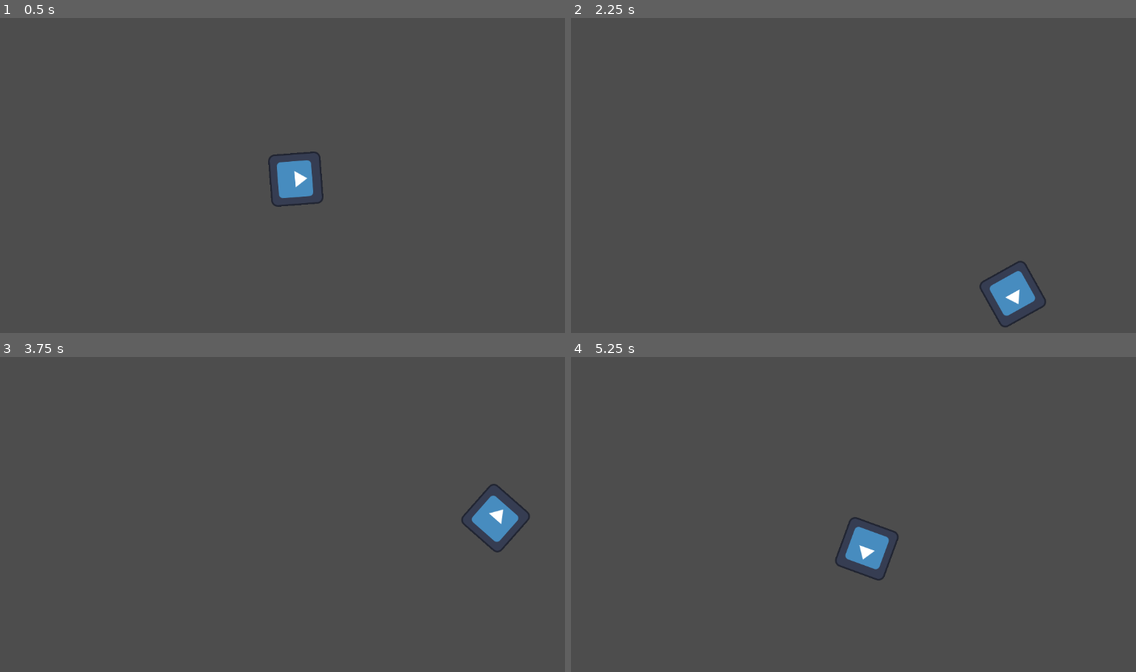
Above: before the commit, frames 1-4 (two rows, left to right).
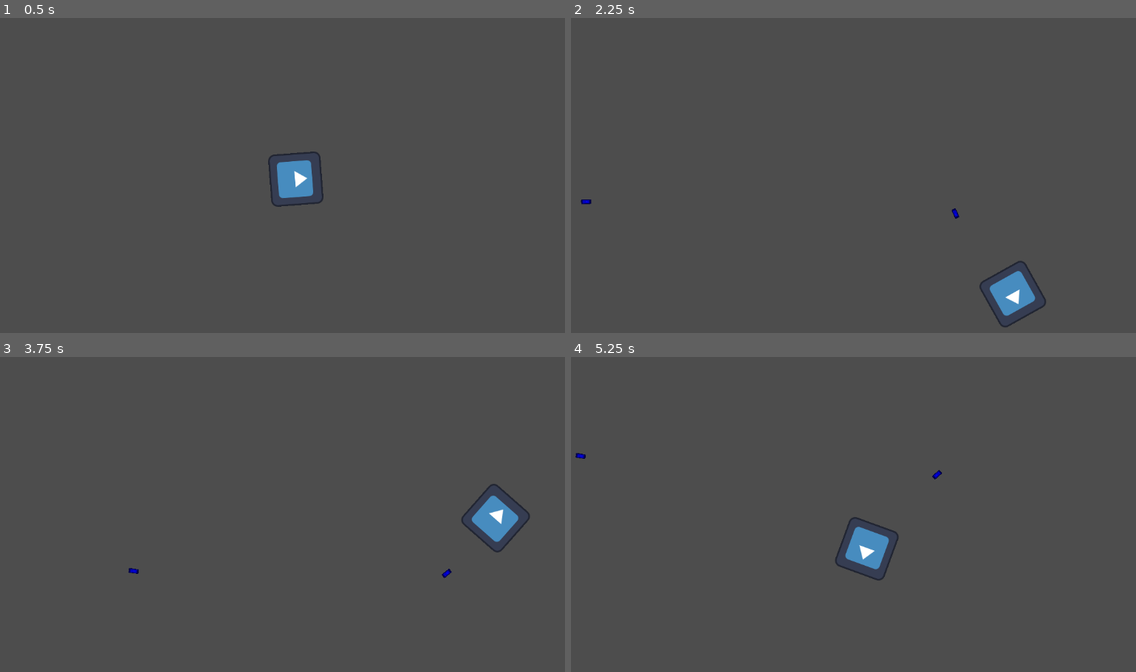
Above: after the commit, the same moments.

Repository: SHIV3609/Basic_Top_Down_Shooter
Game: Godot game, scene res://Scenes&Scripts/main.tscn
Two runs of this game, one before a commit and one after it. Both use one fixed random seed, a clock stepped at 60 frames per second and the inputs below. The engine's default icon, where the game draws it, is replaced by a stand-in: a white triangle on a blue panel in a dark square.
Inputs (mouse positions are in pixels of both pictures, inside the frame that each line leads up to):
- Up to frame 1 (0.5 s): no input
- Up to frame 2 (2.25 s): tap Enter at 0.5 s; move the mouse to (977, 162) at 0.52 s; hold D (Right) 0.53-1.28 s; click (977, 162) at 0.6 s; move the mouse to (729, 197) at 1.27 s; hold S (Down) 1.28-2.03 s; click (729, 197) at 1.35 s; move the mouse to (904, 109) at 2.02 s; hold D (Right) from 2.03 s (still down); click (904, 109) at 2.1 s
- Up to frame 3 (3.75 s): move the mouse to (248, 586) at 2.77 s; release D (Right) at 2.78 s; hold W (Up) 2.78-3.53 s; click (248, 586) at 2.85 s; move the mouse to (452, 568) at 3.52 s; hold A (Left) from 3.53 s (still down); click (452, 568) at 3.6 s
- Up to frame 4 (5.25 s): move the mouse to (667, 470) at 4.27 s; click (667, 470) at 4.35 s; move the mouse to (876, 520) at 5.02 s; release A (Left) at 5.03 s; hold S (Down) from 5.03 s (still down); click (876, 520) at 5.1 s

Frame 1 is identical in both runs. In frame 2, less than 0.1% of the frame differs, in the area x 1-69%, y 57-64%; in frame 3, less than 0.1%; in frame 4, less than 0.1%.

Commit message:
Added Shootable bullets

Diff:
--- /dev/null
+++ b/Scenes&Scripts/Player/bullet.gd
@@ -0,0 +1,17 @@
+extends CharacterBody2D
+
+@export var speed: int = 800
+
+var direction: Vector2 = Vector2()
+var bullet
+
+func _ready():
+	look_at(to_global(direction))
+
+func _physics_process(_delta):
+	velocity = direction * speed
+	move_and_slide()
+
+
+func _on_timer_timeout():
+	queue_free()
--- a/Scenes&Scripts/Player/bullet.tscn
+++ b/Scenes&Scripts/Player/bullet.tscn
@@ -1,17 +1,25 @@
-[gd_scene load_steps=3 format=3 uid="uid://cgk54pley6lse"]
+[gd_scene load_steps=4 format=3 uid="uid://cgk54pley6lse"]
 
 [ext_resource type="Texture2D" uid="uid://di367q46vi68g" path="res://icon.svg" id="1_2w70y"]
+[ext_resource type="Script" path="res://Scenes&Scripts/Player/bullet.gd" id="1_gwcvg"]
 
 [sub_resource type="RectangleShape2D" id="RectangleShape2D_73dcl"]
-size = Vector2(13, 38)
+size = Vector2(19, 8)
 
 [node name="Bullet" type="CharacterBody2D"]
+script = ExtResource("1_gwcvg")
 
 [node name="Sprite2D" type="Sprite2D" parent="."]
 modulate = Color(0, 0, 1, 1)
-scale = Vector2(0.1, 0.3)
+rotation = -1.57079
+scale = Vector2(0.07, 0.15)
 texture = ExtResource("1_2w70y")
 
 [node name="CollisionShape2D" type="CollisionShape2D" parent="."]
-position = Vector2(0.5, 0)
 shape = SubResource("RectangleShape2D_73dcl")
+
+[node name="Timer" type="Timer" parent="."]
+wait_time = 5.0
+autostart = true
+
+[connection signal="timeout" from="Timer" to="." method="_on_timer_timeout"]
--- a/Scenes&Scripts/Player/player.gd
+++ b/Scenes&Scripts/Player/player.gd
@@ -1,6 +1,7 @@
 extends CharacterBody2D
 
 @export var speed: int = 200
+@onready var bullet_spawner = $BulletSpawner
 
 var direction = Vector2.ZERO
 
--- a/Scenes&Scripts/Player/player.tscn
+++ b/Scenes&Scripts/Player/player.tscn
@@ -17,3 +17,6 @@
 
 [node name="CollisionShape2D" type="CollisionShape2D" parent="."]
 shape = SubResource("RectangleShape2D_sfp2r")
+
+[node name="BulletSpawner" type="Marker2D" parent="."]
+position = Vector2(80, 0)
--- /dev/null
+++ b/Scenes&Scripts/main.gd
@@ -0,0 +1,18 @@
+extends Node2D
+
+@onready var player = $Player
+@onready var bullet_scene = preload("res://Scenes&Scripts/Player/bullet.tscn")
+@onready var bullets = $Bullets
+
+var bullet
+
+func _physics_process(delta):
+
+	if Input.is_action_just_pressed("Shoot"):
+		shoot()
+
+func shoot():
+	bullet = bullet_scene.instantiate()
+	bullet.direction = player.global_position.direction_to(get_global_mouse_position())
+	bullets.add_child(bullet)
+	bullet.global_position = player.bullet_spawner.global_position
--- a/Scenes&Scripts/main.tscn
+++ b/Scenes&Scripts/main.tscn
@@ -1,8 +1,12 @@
-[gd_scene load_steps=2 format=3 uid="uid://desd0cml6hhyb"]
+[gd_scene load_steps=3 format=3 uid="uid://desd0cml6hhyb"]
 
 [ext_resource type="PackedScene" uid="uid://dm6wpc5wwkkpy" path="res://Scenes&Scripts/Player/player.tscn" id="1_jelxo"]
+[ext_resource type="Script" path="res://Scenes&Scripts/main.gd" id="1_yhmrg"]
 
 [node name="Main" type="Node2D"]
+script = ExtResource("1_yhmrg")
 
 [node name="Player" parent="." instance=ExtResource("1_jelxo")]
 position = Vector2(615, 321)
+
+[node name="Bullets" type="Node2D" parent="."]
--- a/project.godot
+++ b/project.godot
@@ -37,6 +37,11 @@
 "events": [Object(InputEventKey,"resource_local_to_scene":false,"resource_name":"","device":-1,"window_id":0,"alt_press …(192 unchanged characters)…
 ]
 }
+Shoot={
+"deadzone": 0.5,
+"events": [Object(InputEventMouseButton,"resource_local_to_scene":false,"resource_name":"","device":-1,"window_id":0,"alt_pressed":false,"shift_pressed":false,"ctrl_pressed":false,"meta_pressed":false,"button_mask":0,"position":Vector2(0, 0),"global_position":Vector2(0, 0),"factor":1.0,"button_index":1,"canceled":false,"pressed":false,"double_click":false,"script":null)
+]
+}
 
 [rendering]
 
